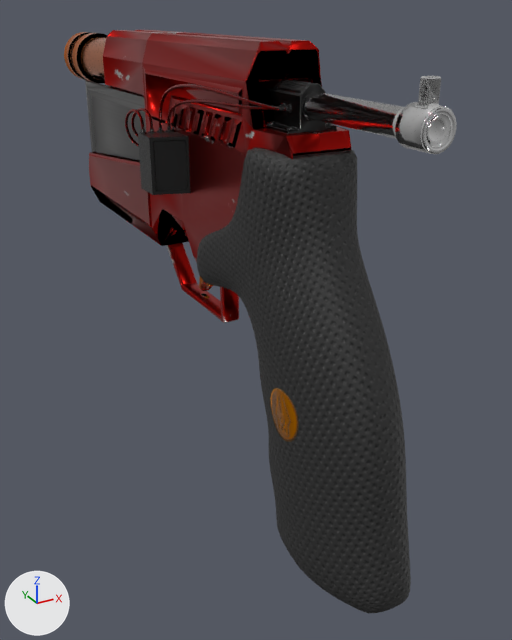
Before and after pictures for a commit that changed the Blender file RawAssets/Aiden/WaterGun.blend.
Both versions are drawn from a camera (50 mm lens) standing at (-0.726, -1.037, 0.732) and looking at (0.09, 0.448, -0.01). Lighting does not change. The marker at lower left points along +X, +Y and +Z.

Objects in the first picture: 'WaterGunShipping'.
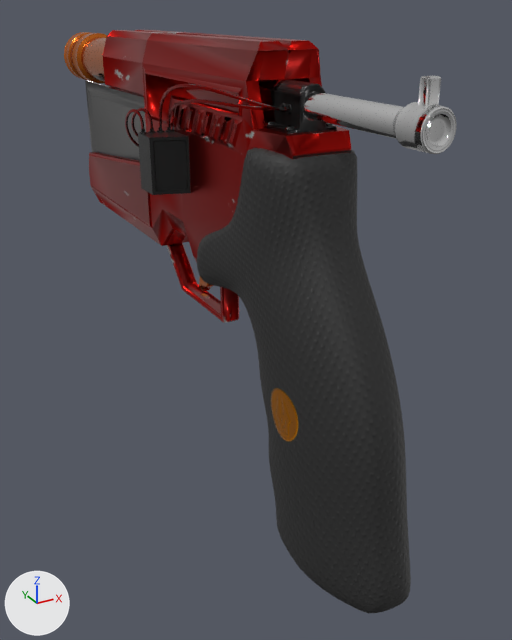
Location of each change, [x1, y1, x2, y2] in pixels of the pictures (512 x 640 px):
'WaterGunShipping', surface changed: [65, 30, 457, 506] in both

What changed in the scene script:
```text
Change mat_watergun:
    where n2 = _N.new('ShaderNodeNormalMap'); n2.name = 'Normal Map'
    n2.inputs[0].default_value: 2.2 -> -1.0  # 'Strength'
```
